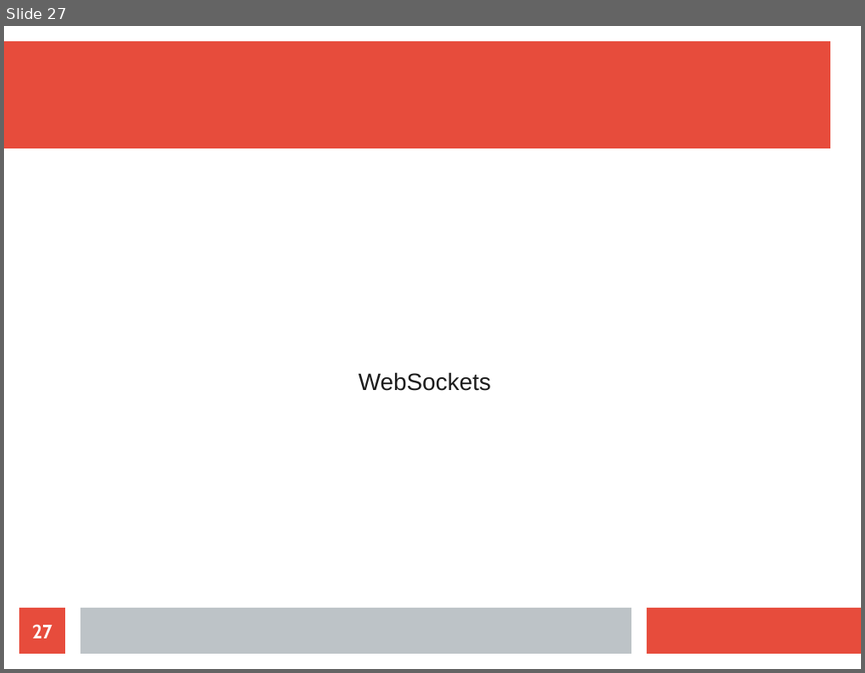
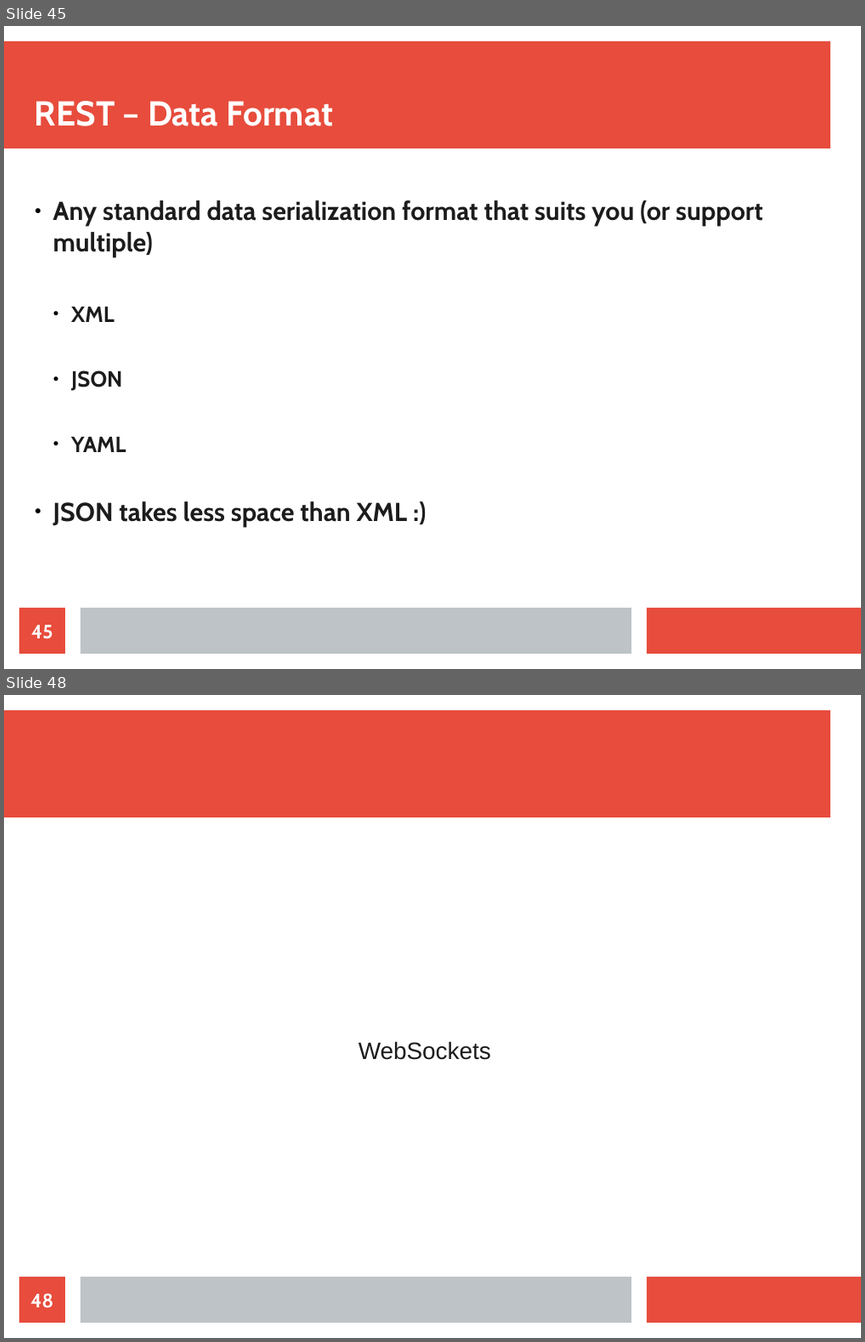
Before and after one commit to maxotta/pia-labs, a slide deck: lectures/ws_wsockets/ws_wsockets.odp. Shown one above the other, each under a label of ours: slide 27 before the commit, slides 45 and 48 after it; the slides between them are not shown. The pictures are 865x673 and 865x1342 pixels, drawn with LibreOffice and Linux fonts; fonts in the diff are those of the drawing. Boxes give left, top, right and bottom in pixels: in the first picture for what was removed or moved away, otherwise in the second. Text is boxed around its words. In the diff, an @@ line names an element or a change of style, - is before the commit and + after.

```diff
--- a/lectures/ws_wsockets/ws_wsockets.odp
+++ b/lectures/ws_wsockets/ws_wsockets.odp
@@ slide 45 added at <box>4,26,861,669</box>, background #FFFFFF; not listed: 3 template elements that a slide beside it also shows @@
@@ title added at <box>35,101,333,126</box>, 32 pt, text #FFFFFF, bold @@
+REST – Data Format
@@ text added at <box>53,200,763,527</box>, 24.1 pt, text #1C1C1C, bold @@
+● Any standard data serialization format that suits you (or support multiple)
+  ● XML
+  ● JSON
+  ● YAML
+● JSON takes less space than XML :)
@@ page number added at <box>19,607,65,653</box>, fill #E74C3C, 18 pt, text #FFFFFF, bold @@
+45
@@ what was slide 27 is now slide 48 @@
@@ page number at <box>30,1293,53,1308</box>: text changed @@
-27
+48
```
Also in this commit, not shown: 20 other slides added.
